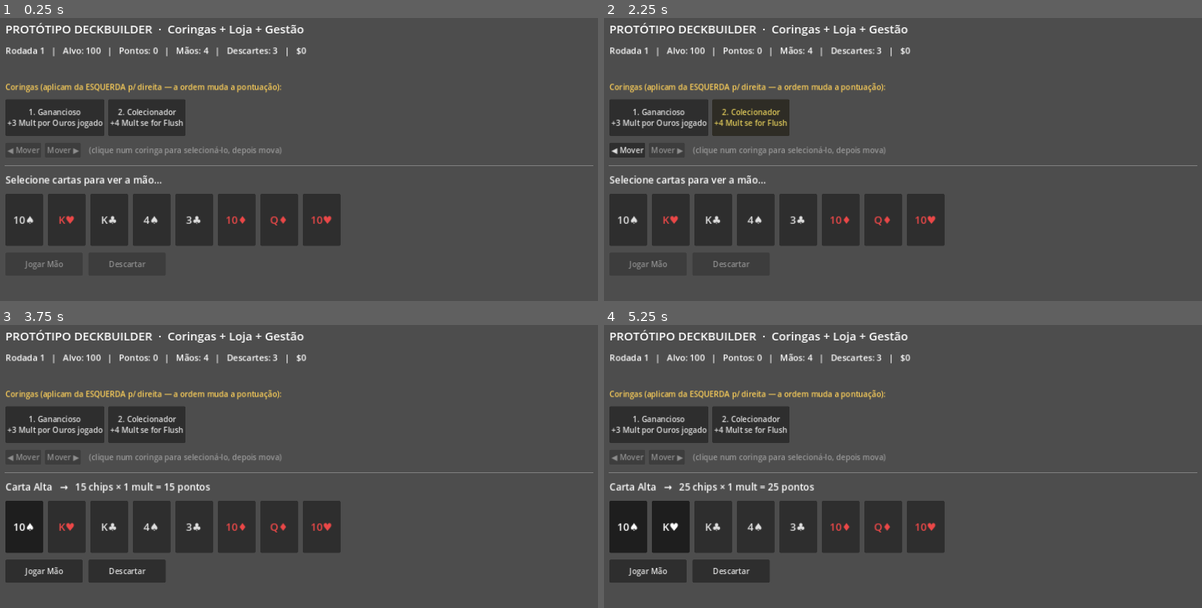
Above: before the commit, frames 1-4 (two rows, left to right).
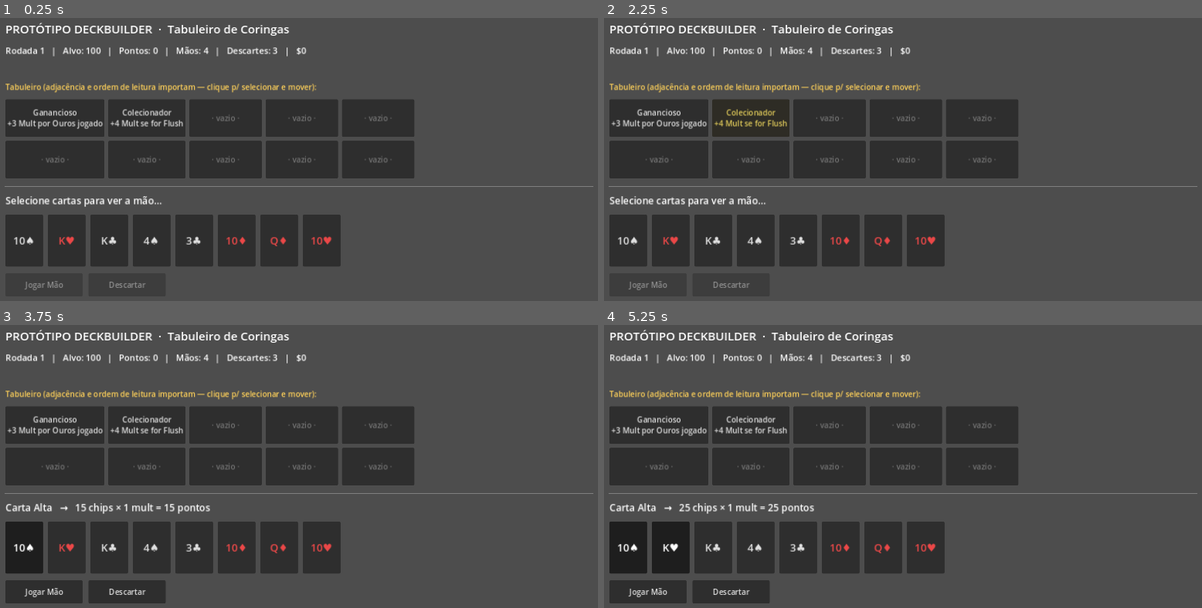
Above: after the commit, the same moments.

Repository: srtebanha-ux/vscode
Game: Godot game, scene res://main.tscn
Same seed, same stepped clock (60 frames per second), same inputs: the game is played once before the commit and once after it.
Inputs (mouse positions are in pixels of both pictures, inside the frame that each line leads up to):
- Up to frame 1 (0.25 s): no input
- Up to frame 2 (2.25 s): click (657, 117) at 0.5 s, where only the run before the commit has a clickable "1. Ganancioso +3 Mult por Our…"; click (657, 117) at 1.25 s, where only the run after the commit has a clickable "Ganancioso +3 Mult por Ouros …"; click (753, 117) at 2 s, where only the run before the commit has a clickable "2. Colecionador +4 Mult se fo…"
- Up to frame 3 (3.75 s): click (149, 424) at 2.75 s, where only the run after the commit has a clickable "Colecionador +4 Mult se for F…"; click "10♠" at 3.5 s
- Up to frame 4 (5.25 s): click (831, 424) at 4.25 s, where only the run after the commit has a clickable "· vazio ·"; click "K♥" at 5 s

The runs differ from the first frame. In frame 1, 22% of the frame differs, in the area x 0-100%, y 2-97%; in frame 2, 22%; in frame 3, 25%; in frame 4, 25%, in the area x 0-100%, y 2-99%.

Commit message:
Phase 2.5: real 2D board with adjacency (Backpack Hero style)
Transforma a fileira de coringas num tabuleiro 2D — a base do "jogo de gestão":

- main.gd: tabuleiro 5x2 como fonte da verdade (Dictionary Vector2i->Joker);
  clique-para-selecionar e mover para célula vazia ou trocar com outro coringa;
  colocação automática na primeira célula livre ao comprar/iniciar
- scoring.gd: score() aceita posições e calcula adjacência ortogonal (O(1) via
  conjunto de células ocupadas); ordem de leitura deriva das posições
- joker.gd: efeito MULT_PER_ADJACENT + coringa Ímã (+3 mult por vizinho);
  catálogo com 11 coringas
- tests/run_tests.gd: testes provam que a adjacência muda o resultado
  (colados = +3 mult; separados = +0) — 15 testes no total
- README/GDD/jokers atualizados

Co-Authored-By: Claude Opus 4.8 <noreply@anthropic.com>
Claude-Session: https://claude.ai/code/session_01DT7u89Rz2w2T4WFyx9WgUE

Diff:
--- a/deckbuilder-prototype/joker.gd
+++ b/deckbuilder-prototype/joker.gd
@@ -15,8 +15,9 @@
 	CHIPS_PER_SUIT,   # 4: +amount de chips por carta do naipe suit_filter
 	MULT_IF_HAND,     # 5: +amount de mult SE o tipo de mão == hand_filter
 	MULT_PER_DISCARD, # 6: +amount de mult por descarte NÃO usado (recompensa cautela)
-	MULT_PER_LEFT,    # 7: +amount de mult por coringa à ESQUERDA (posição importa!)
-	MULT_IF_RIGHTMOST,# 8: +amount de mult SE for o coringa mais à direita
+	MULT_PER_LEFT,    # 7: +amount de mult por coringa ANTES dele (ordem de leitura)
+	MULT_IF_RIGHTMOST,# 8: +amount de mult SE for o último (ordem de leitura)
+	MULT_PER_ADJACENT,# 9: +amount de mult por coringa ADJACENTE no tabuleiro (2D!)
 }
 
 @export var id: String = ""
@@ -54,6 +55,9 @@
 		Effect.MULT_IF_RIGHTMOST:
 			if int(ctx.get("index", 0)) == int(ctx.get("joker_count", 1)) - 1:
 				mult += amount
+		Effect.MULT_PER_ADJACENT:
+			# ctx["adjacent_count"] = coringas ortogonalmente vizinhos no tabuleiro
+			mult += amount * int(ctx.get("adjacent_count", 0))
 	return { "chips": chips, "mult": mult }
 
 
@@ -102,8 +106,10 @@
 			Effect.CHIPS_PER_SUIT, 15, "spades", "", 5),
 		make("trio", "Trio", "+5 Mult se for Trinca",
 			Effect.MULT_IF_HAND, 5, "", "Trinca", 5),
-		make("acumulador", "Acumulador", "+2 Mult por coringa à esquerda",
+		make("acumulador", "Acumulador", "+2 Mult por coringa anterior",
 			Effect.MULT_PER_LEFT, 2, "", "", 6),
-		make("finalizador", "Finalizador", "+8 Mult se for o último à direita",
+		make("finalizador", "Finalizador", "+8 Mult se for o último",
 			Effect.MULT_IF_RIGHTMOST, 8, "", "", 6),
+		make("ima", "Ímã", "+3 Mult por coringa adjacente",
+			Effect.MULT_PER_ADJACENT, 3, "", "", 7),
 	]
--- a/deckbuilder-prototype/main.gd
+++ b/deckbuilder-prototype/main.gd
@@ -1,12 +1,13 @@
 extends Control
 
-## Protótipo jogável de deckbuilder (Balatro-lite) + Coringas + Loja + Gestão.
+## Protótipo jogável de deckbuilder (Balatro-lite) + Coringas + Loja + Tabuleiro.
 ## Toda a UI é construída em código de propósito: zero arte, foco no LOOP.
 ## A lógica de pontuação vive em scoring.gd (testável); aqui é só jogo + UI.
 ##
-## FASE 2 (gestão espacial): a ORDEM dos coringas importa. Alguns efeitos
-## dependem da posição na fileira, e você pode reordená-los — organizar é
-## uma decisão, no espírito do Backpack Hero.
+## FASE 2.5 (grade 2D): os coringas ocupam células de um TABULEIRO. A adjacência
+## (vizinhos em cima/baixo/lados) e a ordem de leitura mudam a pontuação.
+## Clique num coringa para selecioná-lo, depois clique numa célula vazia para
+## mover ou noutro coringa para trocar. Organizar é a decisão central.
 
 # --------------------------------------------------------------------------
 #  BALANCEAMENTO — mexa aqui para ajustar o jogo. É o "painel de controle".
@@ -18,19 +19,23 @@
 const BASE_TARGET := 100        # meta da rodada 1
 const TARGET_GROWTH := 1.6      # meta cresce ^ por rodada
 const STARTING_JOKERS := 2      # coringas com que o jogador começa
-const MAX_JOKERS := 5           # limite de coringas
+const BOARD_COLS := 5           # colunas do tabuleiro
+const BOARD_ROWS := 2           # linhas do tabuleiro
+const MAX_JOKERS := 6           # limite de coringas (<= COLS*ROWS)
 const SHOP_SLOTS := 3           # coringas ofertados por loja
 const REROLL_COST := 2          # custo para rerolar a loja
 
+const NO_CELL := Vector2i(-1, -1)
+
 # --------------------------------------------------------------------------
 #  ESTADO
 # --------------------------------------------------------------------------
 var deck: Array = []
 var hand: Array = []
-var selected: Array = []     # índices dentro de `hand`
-var jokers: Array = []       # coringas em posse do jogador (a ORDEM importa)
-var selected_joker := -1     # coringa selecionado para reordenar (-1 = nenhum)
-var shop_offers: Array = []  # coringas à venda na loja atual
+var selected: Array = []          # índices dentro de `hand`
+var board: Dictionary = {}        # Vector2i(col,row) -> Joker (fonte da verdade)
+var selected_cell := NO_CELL      # célula do coringa selecionado p/ mover
+var shop_offers: Array = []       # coringas à venda na loja atual
 var round_num := 1
 var target := BASE_TARGET
 var round_score := 0
@@ -45,10 +50,7 @@
 # --------------------------------------------------------------------------
 var info_label: Label
 var message_label: Label
-# fileira de coringas (sempre visível)
-var joker_row: HBoxContainer
-var move_left_button: Button
-var move_right_button: Button
+var board_grid: GridContainer
 # painel de jogo
 var play_panel: VBoxContainer
 var preview_label: Label
@@ -77,7 +79,7 @@
 	margin.add_child(root)
 
 	var title := Label.new()
-	title.text = "PROTÓTIPO DECKBUILDER  ·  Coringas + Loja + Gestão"
+	title.text = "PROTÓTIPO DECKBUILDER  ·  Tabuleiro de Coringas"
 	title.add_theme_font_size_override("font_size", 24)
 	root.add_child(title)
 
@@ -89,44 +91,28 @@
 	message_label.add_theme_color_override("font_color", Color(0.4, 0.8, 1.0))
 	root.add_child(message_label)
 
-	_build_joker_bar(root)
+	_build_board(root)
 	root.add_child(HSeparator.new())
 	_build_play_panel(root)
 	_build_shop_panel(root)
 
 	# Começa com alguns coringas para o efeito ser visível já na 1ª rodada.
-	jokers = Joker.default_pool().slice(0, STARTING_JOKERS)
+	for j in Joker.default_pool().slice(0, STARTING_JOKERS):
+		_add_joker(j)
 	start_round()
 
 
-func _build_joker_bar(root: VBoxContainer) -> void:
+func _build_board(root: VBoxContainer) -> void:
 	var header := Label.new()
-	header.text = "Coringas (aplicam da ESQUERDA p/ direita — a ordem muda a pontuação):"
+	header.text = "Tabuleiro (adjacência e ordem de leitura importam — clique p/ selecionar e mover):"
 	header.add_theme_color_override("font_color", Color(1.0, 0.82, 0.35))
 	root.add_child(header)
 
-	joker_row = HBoxContainer.new()
-	joker_row.add_theme_constant_override("separation", 8)
-	root.add_child(joker_row)
-
-	var move_bar := HBoxContainer.new()
-	move_bar.add_theme_constant_override("separation", 8)
-	root.add_child(move_bar)
-
-	move_left_button = Button.new()
-	move_left_button.text = "◀ Mover"
-	move_left_button.pressed.connect(_move_joker.bind(-1))
-	move_bar.add_child(move_left_button)
-
-	move_right_button = Button.new()
-	move_right_button.text = "Mover ▶"
-	move_right_button.pressed.connect(_move_joker.bind(1))
-	move_bar.add_child(move_right_button)
-
-	var tip := Label.new()
-	tip.text = "  (clique num coringa para selecioná-lo, depois mova)"
-	tip.add_theme_color_override("font_color", Color(0.6, 0.6, 0.6))
-	move_bar.add_child(tip)
+	board_grid = GridContainer.new()
+	board_grid.columns = BOARD_COLS
+	board_grid.add_theme_constant_override("h_separation", 8)
+	board_grid.add_theme_constant_override("v_separation", 8)
+	root.add_child(board_grid)
 
 
 func _build_play_panel(root: VBoxContainer) -> void:
@@ -188,6 +174,52 @@
 	continue_button.custom_minimum_size = Vector2(220, 48)
 	continue_button.pressed.connect(_on_continue)
 	shop_buttons.add_child(continue_button)
+
+
+# --------------------------------------------------------------------------
+#  TABULEIRO — helpers
+# --------------------------------------------------------------------------
+func _first_free_cell() -> Vector2i:
+	for r in BOARD_ROWS:
+		for c in BOARD_COLS:
+			var cell := Vector2i(c, r)
+			if not board.has(cell):
+				return cell
+	return NO_CELL
+
+
+func _add_joker(j: Joker) -> bool:
+	if board.size() >= MAX_JOKERS:
+		return false
+	var cell := _first_free_cell()
+	if cell == NO_CELL:
+		return false
+	board[cell] = j
+	return true
+
+
+func _owned_ids() -> Dictionary:
+	var d := {}
+	for j in board.values():
+		d[j.id] = true
+	return d
+
+
+## Coringas em ordem de leitura (linha, depois coluna) + suas células.
+func _ordered() -> Dictionary:
+	var cells: Array = board.keys()
+	cells.sort_custom(func(a, b): return (a.y * BOARD_COLS + a.x) < (b.y * BOARD_COLS + b.x))
+	var js := []
+	var ps := []
+	for cell in cells:
+		js.append(board[cell])
+		ps.append(cell)
+	return { "jokers": js, "positions": ps }
+
+
+func _score(cards: Array) -> Dictionary:
+	var od := _ordered()
+	return Scoring.score(cards, od.jokers, _ctx(), od.positions)
 
 
 # --------------------------------------------------------------------------
@@ -245,7 +277,7 @@
 	if selected.is_empty():
 		return
 
-	var result := Scoring.score(_selected_cards(), jokers, _ctx())
+	var result := _score(_selected_cards())
 	round_score += int(result.total)
 	hands_left -= 1
 	remove_selected_and_refill()
@@ -279,29 +311,35 @@
 	in_shop = false
 	round_num = 1
 	money = 0
-	selected_joker = -1
+	selected_cell = NO_CELL
 	message_label.text = ""
-	jokers = Joker.default_pool().slice(0, STARTING_JOKERS)
+	board.clear()
+	for j in Joker.default_pool().slice(0, STARTING_JOKERS):
+		_add_joker(j)
 	start_round()
 
 
 # --------------------------------------------------------------------------
-#  GESTÃO: reordenar coringas (a posição muda o cálculo)
-# --------------------------------------------------------------------------
-func _on_joker_clicked(index: int) -> void:
-	selected_joker = -1 if selected_joker == index else index
-	update_ui()
-
-
-func _move_joker(dir: int) -> void:
-	var i := selected_joker
-	var j := i + dir
-	if i < 0 or j < 0 or j >= jokers.size():
-		return
-	var tmp = jokers[i]
-	jokers[i] = jokers[j]
-	jokers[j] = tmp
-	selected_joker = j
+#  GESTÃO: mover/trocar coringas no tabuleiro (posição muda o cálculo)
+# --------------------------------------------------------------------------
+func _on_cell_clicked(cell: Vector2i) -> void:
+	if board.has(cell):
+		if selected_cell != NO_CELL and selected_cell != cell:
+			# troca dois coringas de lugar
+			var tmp = board[cell]
+			board[cell] = board[selected_cell]
+			board[selected_cell] = tmp
+			selected_cell = NO_CELL
+		elif selected_cell == cell:
+			selected_cell = NO_CELL          # clicar de novo = desmarcar
+		else:
+			selected_cell = cell             # seleciona
+	else:
+		if selected_cell != NO_CELL:
+			# move o coringa selecionado para a célula vazia
+			board[cell] = board[selected_cell]
+			board.erase(selected_cell)
+			selected_cell = NO_CELL
 	update_ui()
 
 
@@ -315,9 +353,7 @@
 
 func _generate_offers() -> void:
 	shop_offers.clear()
-	var owned := {}
-	for j in jokers:
-		owned[j.id] = true
+	var owned := _owned_ids()
 	var pool := []
 	for j in Joker.default_pool():
 		if not owned.has(j.id):
@@ -331,10 +367,11 @@
 	if index < 0 or index >= shop_offers.size():
 		return
 	var j: Joker = shop_offers[index]
-	if money < j.cost or jokers.size() >= MAX_JOKERS:
+	if money < j.cost or board.size() >= MAX_JOKERS:
+		return
+	if not _add_joker(j):
 		return
 	money -= j.cost
-	jokers.append(j)
 	shop_offers.remove_at(index)
 	message_label.text = "Comprou: %s  (-$%d)" % [j.joker_name, j.cost]
 	update_ui()
@@ -373,7 +410,7 @@
 	info_label.text = "Rodada %d   |   Alvo: %d   |   Pontos: %d   |   Mãos: %d   |   Descartes: %d   |   $%d" % [
 		round_num, target, round_score, hands_left, discards_left, money
 	]
-	_rebuild_jokers()
+	_rebuild_board()
 
 	play_panel.visible = not in_shop
 	shop_panel.visible = in_shop
@@ -388,26 +425,24 @@
 		discard_button.disabled = game_over or selected.is_empty() or discards_left <= 0
 
 
-func _rebuild_jokers() -> void:
-	for child in joker_row.get_children():
+func _rebuild_board() -> void:
+	for child in board_grid.get_children():
 		child.queue_free()
-	if jokers.is_empty():
-		var empty := Label.new()
-		empty.text = "(nenhum coringa)"
-		empty.add_theme_color_override("font_color", Color(0.6, 0.6, 0.6))
-		joker_row.add_child(empty)
-	else:
-		for i in jokers.size():
-			var j: Joker = jokers[i]
+	for r in BOARD_ROWS:
+		for c in BOARD_COLS:
+			var cell := Vector2i(c, r)
 			var b := Button.new()
-			b.custom_minimum_size = Vector2(155, 76)
-			b.text = "%d. %s\n%s" % [i + 1, j.joker_name, j.description]
-			if i == selected_joker:
-				b.modulate = Color(1.0, 0.9, 0.4)  # destaca o selecionado
-			b.pressed.connect(_on_joker_clicked.bind(i))
-			joker_row.add_child(b)
-	move_left_button.disabled = selected_joker <= 0
-	move_right_button.disabled = selected_joker < 0 or selected_joker >= jokers.size() - 1
+			b.custom_minimum_size = Vector2(150, 78)
+			if board.has(cell):
+				var j: Joker = board[cell]
+				b.text = "%s\n%s" % [j.joker_name, j.description]
+				if cell == selected_cell:
+					b.modulate = Color(1.0, 0.9, 0.4)  # destaca o selecionado
+			else:
+				b.text = "· vazio ·"
+				b.add_theme_color_override("font_color", Color(0.45, 0.45, 0.45))
+			b.pressed.connect(_on_cell_clicked.bind(cell))
+			board_grid.add_child(b)
 
 
 func _rebuild_cards() -> void:
@@ -438,12 +473,14 @@
 		empty.add_theme_color_override("font_color", Color(0.6, 0.6, 0.6))
 		shop_row.add_child(empty)
 		return
+	var board_full := board.size() >= MAX_JOKERS
 	for i in shop_offers.size():
 		var j: Joker = shop_offers[i]
 		var b := Button.new()
 		b.custom_minimum_size = Vector2(210, 130)
-		b.text = "%s\n$%d\n\n%s" % [j.joker_name, j.cost, j.description]
-		b.disabled = money < j.cost or jokers.size() >= MAX_JOKERS
+		var tag := "  (tabuleiro cheio)" if board_full else ""
+		b.text = "%s\n$%d\n\n%s%s" % [j.joker_name, j.cost, j.description, tag]
+		b.disabled = money < j.cost or board_full
 		b.pressed.connect(_buy_joker.bind(i))
 		shop_row.add_child(b)
 
@@ -464,7 +501,7 @@
 	if selected.is_empty():
 		preview_label.text = "Selecione cartas para ver a mão…"
 		return
-	var r := Scoring.score(_selected_cards(), jokers, _ctx())
+	var r := _score(_selected_cards())
 	var base_total: int = int(r.base_chips) * int(r.base_mult)
 	var suffix := ""
 	if int(r.total) != base_total:
--- a/deckbuilder-prototype/scoring.gd
+++ b/deckbuilder-prototype/scoring.gd
@@ -72,8 +72,10 @@
 
 
 ## Pontua uma mão. Aplica primeiro as regras base, depois cada coringa em ordem.
+## `positions` (opcional): célula Vector2i de cada coringa no tabuleiro, na mesma
+## ordem de `jokers`. Se informado, habilita efeitos de adjacência 2D.
 ## Retorna: { name, base_chips, base_mult, chips, mult, total }
-static func score(cards: Array, jokers: Array, ctx: Dictionary) -> Dictionary:
+static func score(cards: Array, jokers: Array, ctx: Dictionary, positions := []) -> Dictionary:
 	if cards.is_empty():
 		return { "name": "—", "base_chips": 0, "base_mult": 0,
 			"chips": 0, "mult": 0, "total": 0 }
@@ -88,12 +90,18 @@
 	var base_chips := chips
 	var base_mult := mult
 
-	# Aplica da esquerda para a direita. A POSIÇÃO de cada coringa entra no ctx,
-	# então efeitos posicionais (MULT_PER_LEFT, MULT_IF_RIGHTMOST) dependem da ordem.
+	# Conjunto de células ocupadas, para calcular adjacência em O(1).
+	var occupied := {}
+	for p in positions:
+		occupied[p] = true
+
+	# Aplica em ordem de leitura. A POSIÇÃO de cada coringa entra no ctx, então
+	# efeitos posicionais (index/rightmost) e de adjacência 2D dependem do lugar.
 	ctx["joker_count"] = jokers.size()
 	for i in jokers.size():
 		var j = jokers[i]
 		ctx["index"] = i
+		ctx["adjacent_count"] = _count_adjacent(positions[i], occupied) if i < positions.size() else 0
 		var r: Dictionary = j.apply(chips, mult, type_name, cards, ctx)
 		chips = int(r.chips)
 		mult = int(r.mult)
@@ -106,3 +114,12 @@
 		"mult": mult,
 		"total": chips * mult,
 	}
+
+
+## Conta quantas das 4 células ortogonais a `cell` estão ocupadas.
+static func _count_adjacent(cell, occupied: Dictionary) -> int:
+	var n := 0
+	for d in [Vector2i(1, 0), Vector2i(-1, 0), Vector2i(0, 1), Vector2i(0, -1)]:
+		if occupied.has(cell + d):
+			n += 1
+	return n
--- a/deckbuilder-prototype/tests/run_tests.gd
+++ b/deckbuilder-prototype/tests/run_tests.gd
@@ -27,6 +27,7 @@
 	test_joker_stacking()
 	test_joker_per_left()
 	test_order_matters()
+	test_joker_adjacent()
 	test_catalog()
 	print("\n== Resultado: %d passaram, %d falharam ==" % [_passed, _failed])
 	quit(1 if _failed > 0 else 0)
@@ -188,13 +189,27 @@
 	check("ordem B: finalizador nao e ultimo", int(Scoring.score(pair, [fin, oti], {}).mult), 6)
 
 
+func test_joker_adjacent() -> void:
+	# Ímã: +3 mult por coringa adjacente no tabuleiro. Depende das posições —
+	# o ponto central da Fase 2.5 (grade 2D).
+	var ima := Joker.make("i", "Ímã", "", Joker.Effect.MULT_PER_ADJACENT, 3)
+	var neutro := Joker.make("n", "Neutro", "", Joker.Effect.FLAT_MULT, 0)
+	var pair := [_card(13, "spades"), _card(13, "hearts")]
+	# Adjacentes (colados): Ímã tem 1 vizinho -> +3. mult 2 -> 5.
+	var adj := Scoring.score(pair, [ima, neutro], {}, [Vector2i(0, 0), Vector2i(1, 0)])
+	check("ima: adjacente +3", int(adj.mult), 5)
+	# Separados: Ímã não tem vizinho -> +0. mult 2.
+	var far := Scoring.score(pair, [ima, neutro], {}, [Vector2i(0, 0), Vector2i(2, 0)])
+	check("ima: separado +0", int(far.mult), 2)
+
+
 func test_catalog() -> void:
 	# O catálogo cresceu para a loja ter variedade.
-	check("catalogo: 10 coringas", Joker.default_pool().size(), 10)
+	check("catalogo: 11 coringas", Joker.default_pool().size(), 11)
 	# cost tem default 4 quando não informado em make().
 	check("cost: default 4", Joker.make("x", "", "", Joker.Effect.FLAT_MULT, 1).cost, 4)
 	# ids únicos (a loja depende disso para não ofertar duplicado).
 	var ids := {}
 	for j in Joker.default_pool():
 		ids[j.id] = true
-	check("catalogo: ids unicos", ids.size(), 10)
+	check("catalogo: ids unicos", ids.size(), 11)
Not shown, changed: deckbuilder-prototype/GDD.md
Not shown, changed: deckbuilder-prototype/README.md
Not shown, changed: deckbuilder-prototype/jokers/README.md
